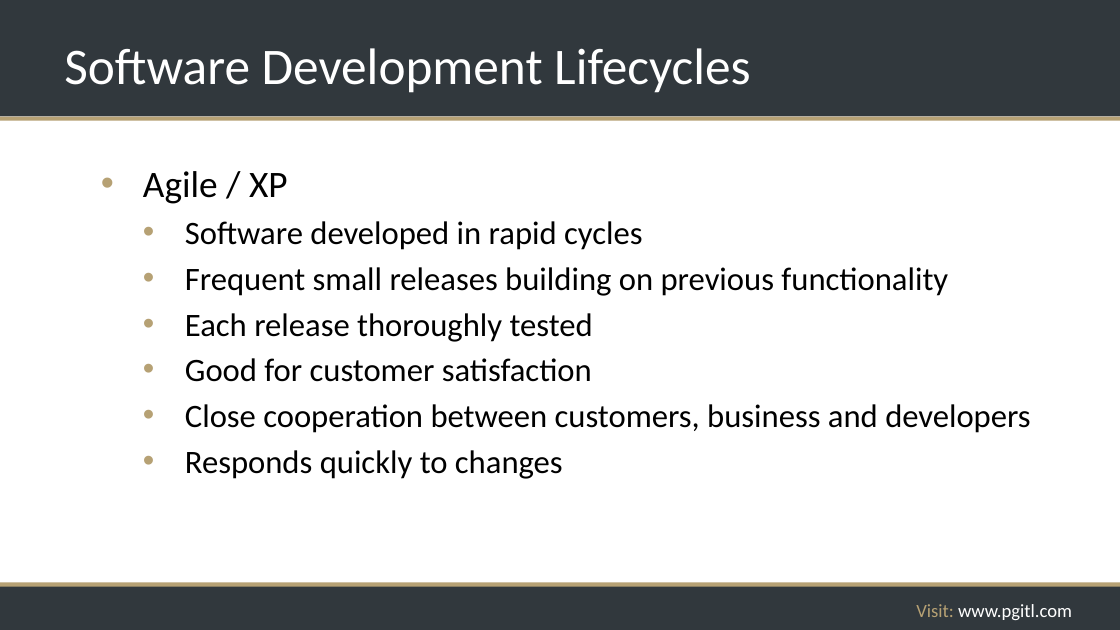
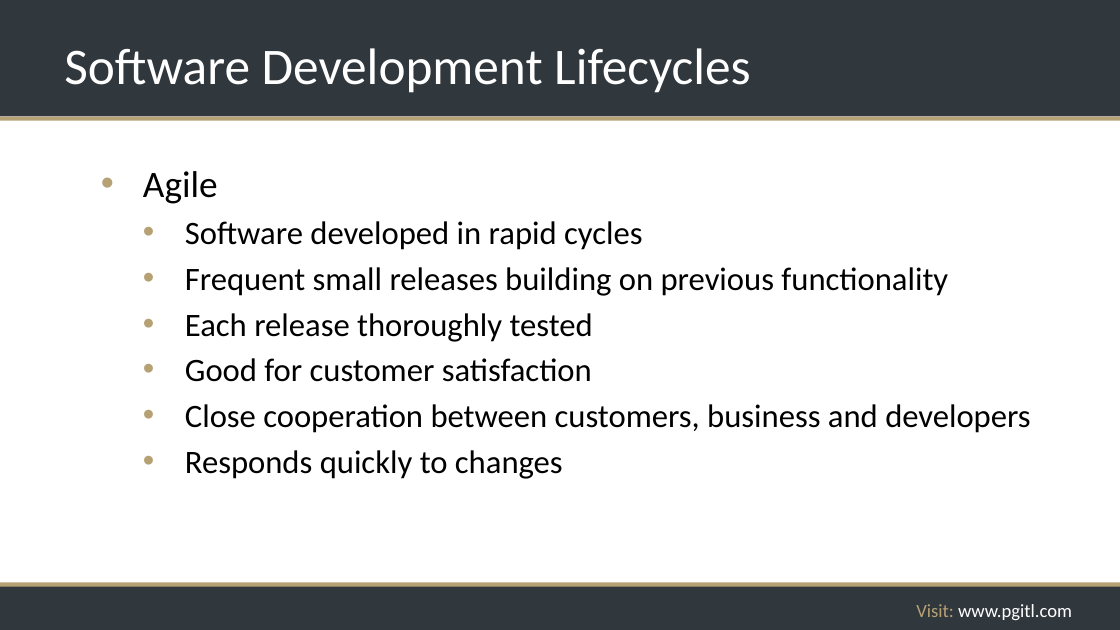
Before and after one commit to rikkouri/project-a, a slide deck: slide 211 of Programming Foundations.pptx. Drawn at 1120x630 pixels with LibreOffice and Linux fonts; fonts in the diff are those of the drawing; background and template pictures are left out. Boxes give left, top, right and bottom in pixels: in the first picture for what was removed or moved away, otherwise in the second. Text is boxed around its words. In the diff, an @@ line names an element or a change of style, - is before the commit and + after.

```diff
--- a/Programming Foundations.pptx
+++ b/Programming Foundations.pptx
@@ text at [143, 171, 218, 204]: text changed @@
-• Agile / XP
+• Agile
```
Also in this commit, not shown: 2 other slides changed.
